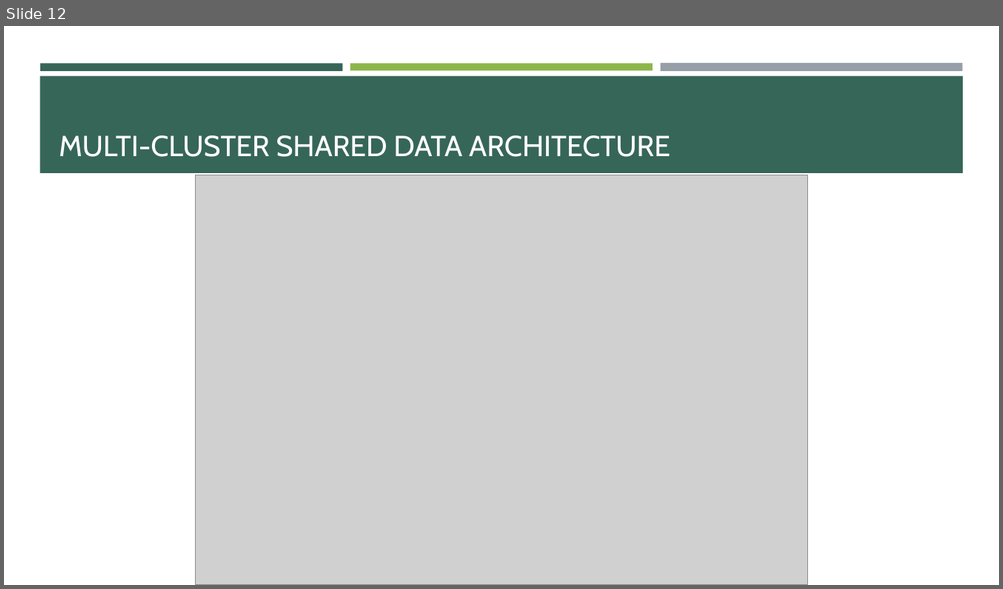
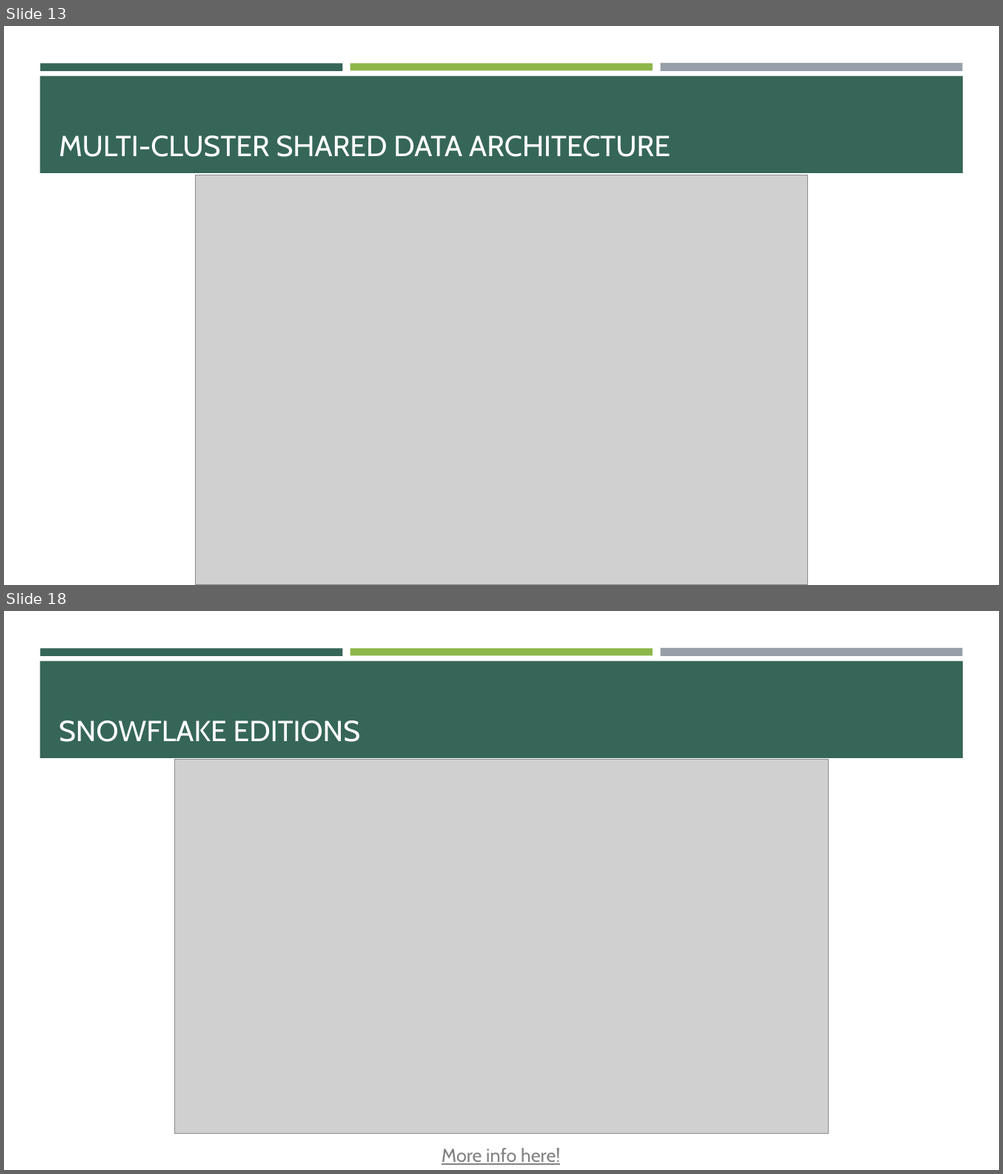
Before and after one commit to e-m-wilson/data_engineering, a slide deck: snowflake/Snowflake.pptx. Shown one above the other, each under a label of ours: slide 12 before the commit, slides 13 and 18 after it; the slides between them are not shown. The pictures are 1003x589 and 1003x1174 pixels, drawn with LibreOffice and Linux fonts; fonts in the diff are those of the drawing; grey boxes stand for pictures. Boxes give left, top, right and bottom in pixels: in the first picture for what was removed or moved away, otherwise in the second. Text is boxed around its words. In the diff, an @@ line names an element or a change of style, - is before the commit and + after.

```diff
--- a/snowflake/Snowflake.pptx
+++ b/snowflake/Snowflake.pptx
@@ slide 18 added at (4,611,999,1170), background #FFFFFF; not listed: 4 template elements that a slide beside it also shows @@
@@ title added at (59,721,361,742), 28 pt, text #FFFFFF @@
+SNOWFLAKE EDITIONS
@@ picture added at (174,760,828,1135) @@
@@ text added at (441,1148,560,1165), 18 pt, text #828282, underline @@
+More info here!
@@ what was slide 12 is now slide 13 @@
```
Also in this commit, not shown: 3 slides changed, 29 other slides added, 6 other files.
